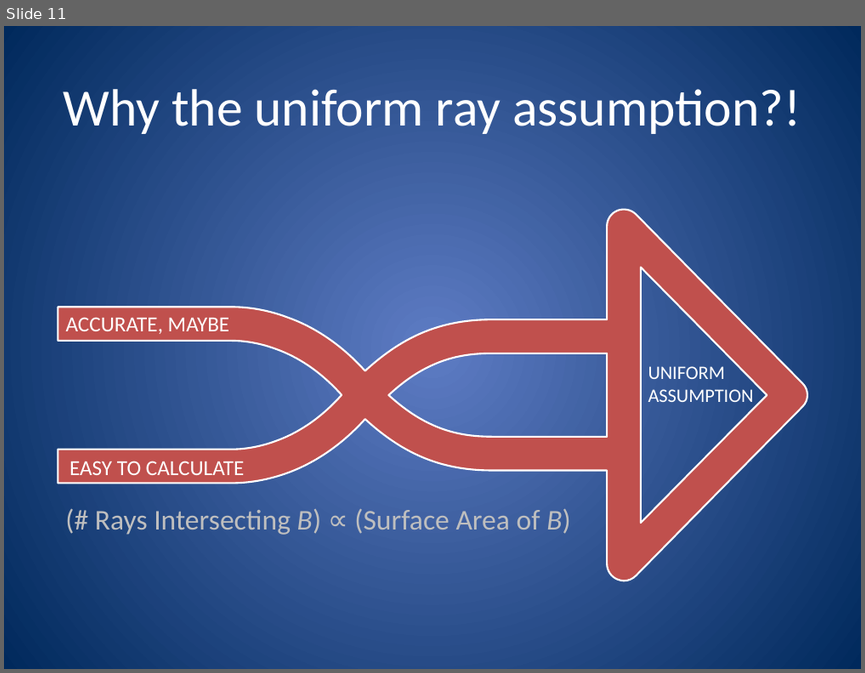
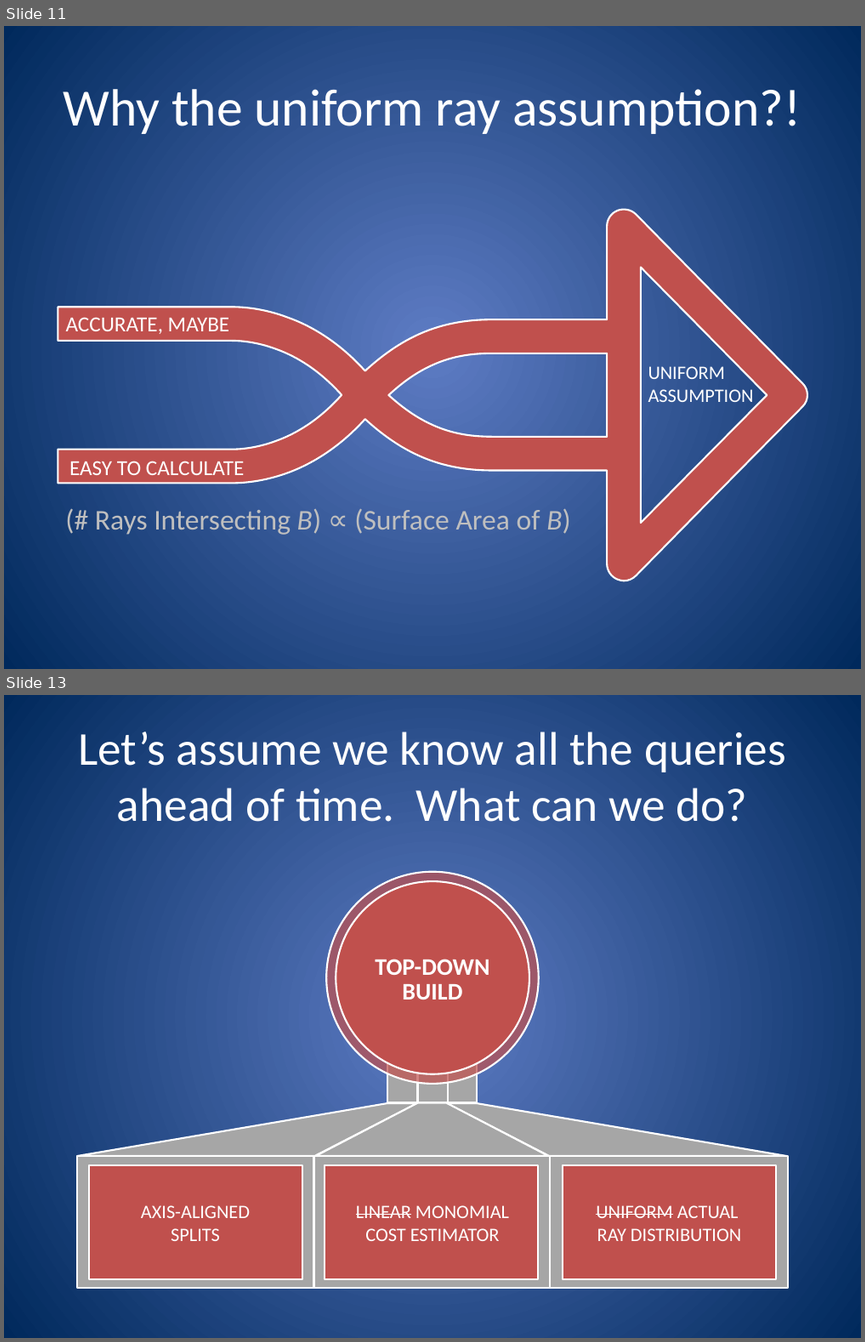
Before and after one commit to nfeltman/RayView, a slide deck: final/FinalPresentation.pptx. Shown one above the other, each under a label of ours: slide 11 before the commit, slides 11 and 13 after it; the slides between them are not shown. The pictures are 865x673 and 865x1342 pixels, drawn with LibreOffice and Linux fonts; fonts in the diff are those of the drawing. Boxes give left, top, right and bottom in pixels: in the first picture for what was removed or moved away, otherwise in the second. Text is boxed around its words. In the diff, an @@ line names an element or a change of style, - is before the commit and + after.

```diff
--- a/final/FinalPresentation.pptx
+++ b/final/FinalPresentation.pptx
@@ slide 13 added at bbox=[4, 695, 861, 1338], background gradient #5E7CC5 to #00295C @@
@@ title added at bbox=[78, 732, 786, 822], 39.6 pt, text #FFFFFF @@
+Let’s assume we know all the queries ahead of time. What can we do?
@@ ellipse added at bbox=[326, 872, 539, 1083], fill #C0504D at 70% opacity, outline #FFFFFF 1.5 pt @@
@@ ellipse added at bbox=[336, 881, 529, 1074], fill #C0504D, outline #FFFFFF 1.5 pt @@
@@ text added at bbox=[375, 959, 489, 999], 20 pt, text #FFFFFF, bold @@
+TOP-DOWN
+BUILD
@@ group added at bbox=[77, 975, 418, 1288]: 3 rectangles, 1 freeform shape @@
@@ group added at bbox=[314, 975, 549, 1288]: 3 rectangles, 1 freeform shape @@
@@ group added at bbox=[447, 975, 788, 1288]: 3 rectangles, 1 freeform shape @@
@@ text added at bbox=[141, 1205, 250, 1241], 16 pt, text #FFFFFF @@
+AXIS-ALIGNED
+SPLITS
@@ text added at bbox=[356, 1205, 509, 1241], 16 pt, text #FFFFFF @@
+LINEAR MONOMIAL
+COST ESTIMATOR
@@ text added at bbox=[596, 1205, 741, 1241], 16 pt, text #FFFFFF @@
+UNIFORM ACTUAL
+RAY DISTRIBUTION
```
Also in this commit, not shown: 1 slide changed, 11 other slides added, 4 slides removed, 1 other file.
